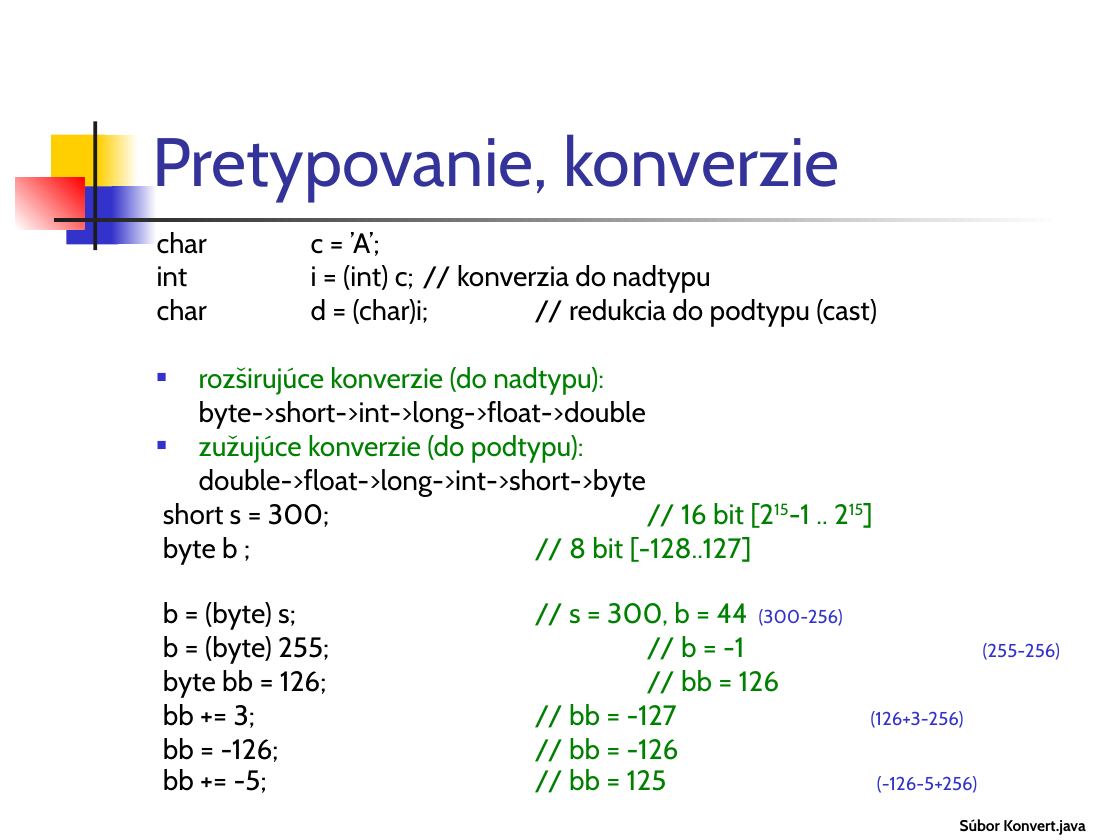
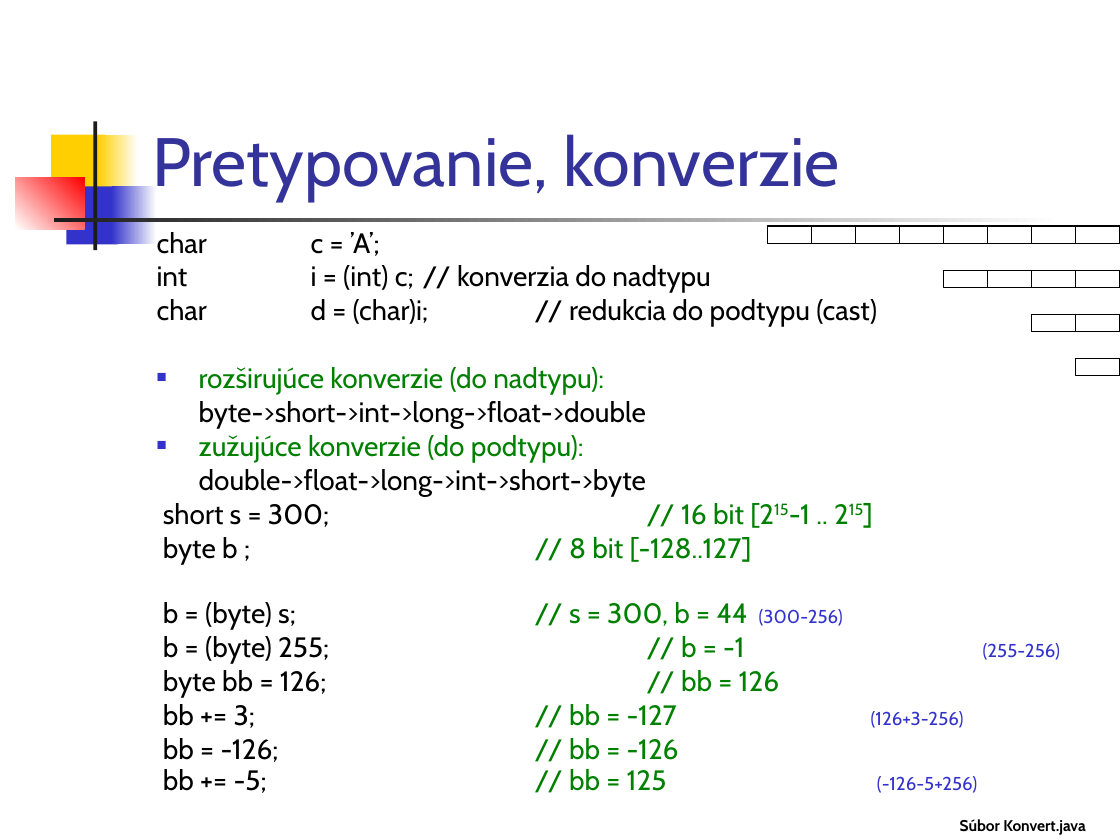
Before and after one commit to Programovanie4/Prednasky, a slide deck: slide 19 of 02/02_java.ppt (slide 20 before the commit). Drawn at 1120x840 pixels with LibreOffice and Linux fonts; fonts in the diff are those of the drawing. Boxes give left, top, right and bottom in pixels: in the first picture for what was removed or moved away, otherwise in the second. Text is boxed around its words. In the diff, an @@ line names an element or a change of style, - is before the commit and + after.

```diff
--- a/02/02_java.ppt
+++ b/02/02_java.ppt
@@ rectangle added at (767, 226, 811, 244), outline #000000 0.74 pt @@
@@ rectangle added at (811, 226, 855, 244), outline #000000 0.74 pt @@
@@ rectangle added at (856, 226, 899, 244), outline #000000 0.74 pt @@
@@ rectangle added at (899, 226, 943, 244), outline #000000 0.74 pt @@
@@ rectangle added at (944, 226, 988, 244), outline #000000 0.74 pt @@
@@ rectangle added at (988, 226, 1032, 244), outline #000000 0.74 pt @@
@@ rectangle added at (1032, 226, 1075, 244), outline #000000 0.74 pt @@
@@ rectangle added at (1076, 226, 1120, 244), outline #000000 0.74 pt @@
@@ rectangle added at (944, 270, 988, 288), outline #000000 0.74 pt @@
@@ rectangle added at (988, 270, 1032, 288), outline #000000 0.74 pt @@
@@ rectangle added at (1032, 270, 1075, 288), outline #000000 0.74 pt @@
@@ rectangle added at (1076, 270, 1120, 288), outline #000000 0.74 pt @@
@@ rectangle added at (1032, 315, 1075, 333), outline #000000 0.74 pt @@
@@ rectangle added at (1076, 315, 1120, 333), outline #000000 0.74 pt @@
@@ rectangle added at (1076, 358, 1120, 376), outline #000000 0.74 pt @@
```
Also in this commit, not shown: 19 other slides changed, 6 slides added, 1 slide removed, 1 other file.
